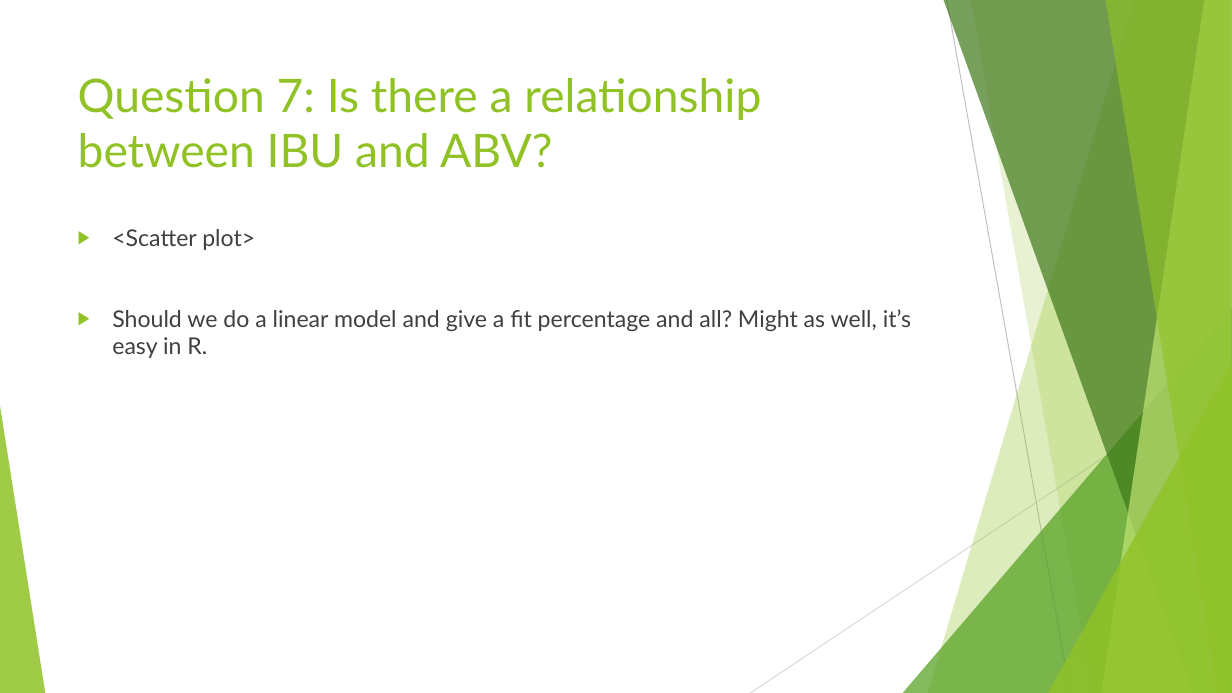
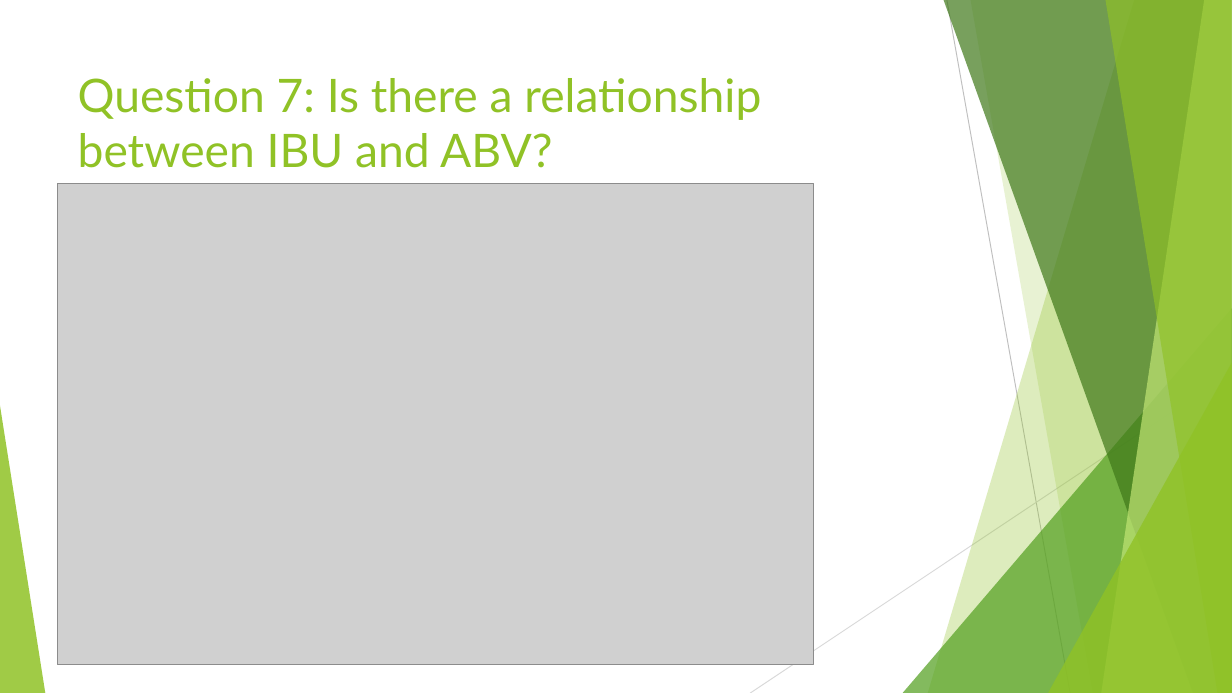
Before and after one commit to vazquezs123/DATA_SCIENCE_CS01, a slide deck: slide 17 of Breweries and Beer Study.pptx (slide 16 before the commit). Drawn at 1232x693 pixels with LibreOffice and Linux fonts; fonts in the diff are those of the drawing; grey boxes stand for pictures. Boxes give left, top, right and bottom in pixels: in the first picture for what was removed or moved away, otherwise in the second. Text is boxed around its words. In the diff, an @@ line names an element or a change of style, - is before the commit and + after.

```diff
--- a/Breweries and Beer Study.pptx
+++ b/Breweries and Beer Study.pptx
@@ picture added at [57,183,814,665] @@
@@ text removed at [112,229,911,358] @@
-▶ <Scatter plot>
-▶ Should we do a linear model and give a fit percentage and all? Might as well, it’s easy in R.
```
Also in this commit, not shown: 3 other slides changed, 1 slide added, 3 other files.
